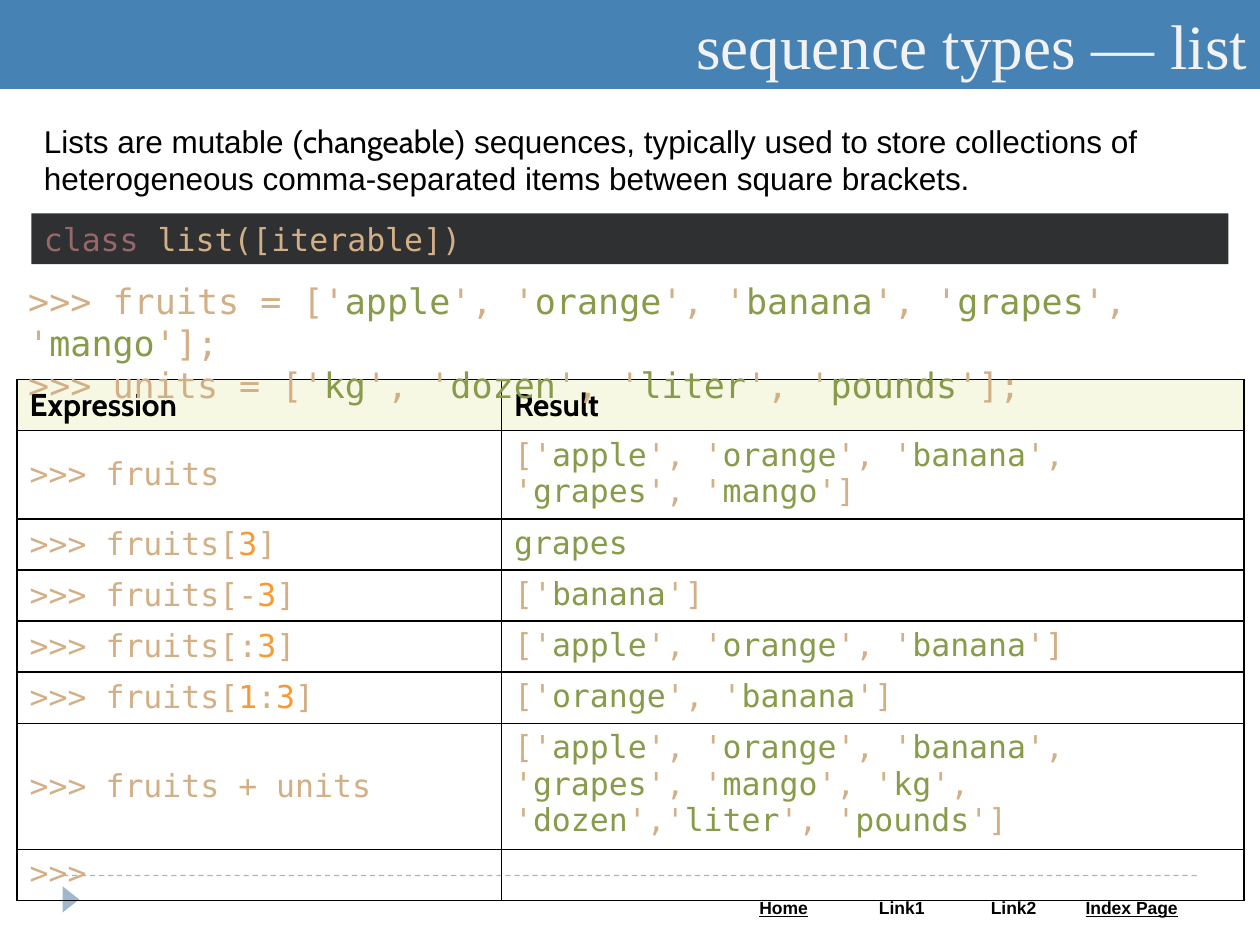
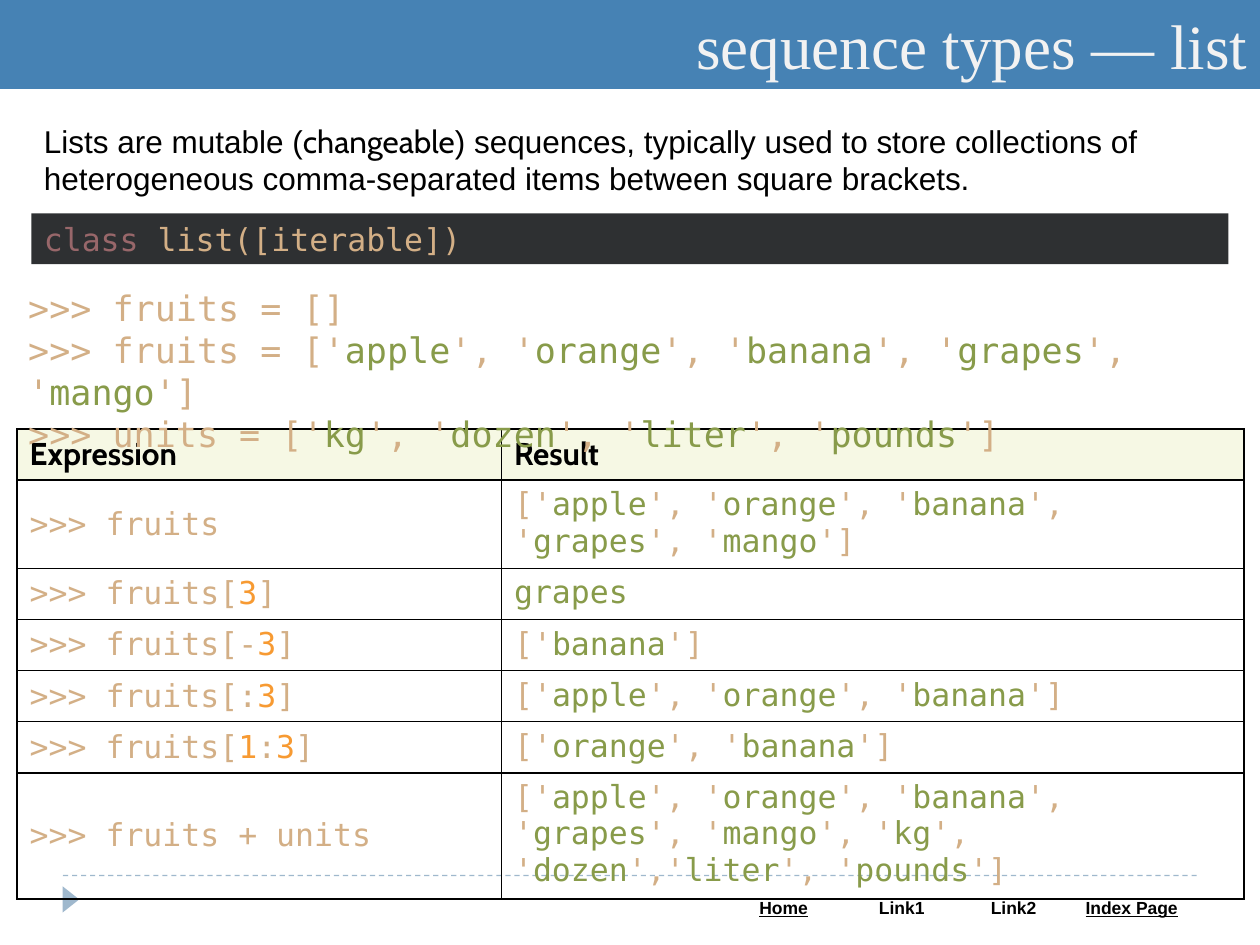
Before and after one commit to Saleel-Bagde-drive/Python-and-Web-PPTs, a slide deck: slide 23 of Python.pptx. Drawn at 1260x945 pixels with LibreOffice and Linux fonts; fonts in the diff are those of the drawing. Boxes give left, top, right and bottom in pixels: in the first picture for what was removed or moved away, otherwise in the second. Text is boxed around its words. In the diff, an @@ line names an element or a change of style, - is before the commit and + after.

```diff
--- a/Python.pptx
+++ b/Python.pptx
@@ text at (28,294,1126,455): text changed @@
->>> fruits = ['apple', 'orange', 'banana', 'grapes', 'mango'];
->>> units = ['kg', 'dozen', 'liter', 'pounds'];
+>>> fruits = []
+>>> fruits = ['apple', 'orange', 'banana', 'grapes', 'mango']
+>>> units = ['kg', 'dozen', 'liter', 'pounds']
@@ table at (18,430,1244,892) @@
-row 8: >>> | 
@@ table: place and size @@
-table at (18,379,1244,862)
+table at (18,430,1244,892)
```
Also in this commit, not shown: 14 other slides changed, 10 slides added, 2 slides removed, 1 other file.
